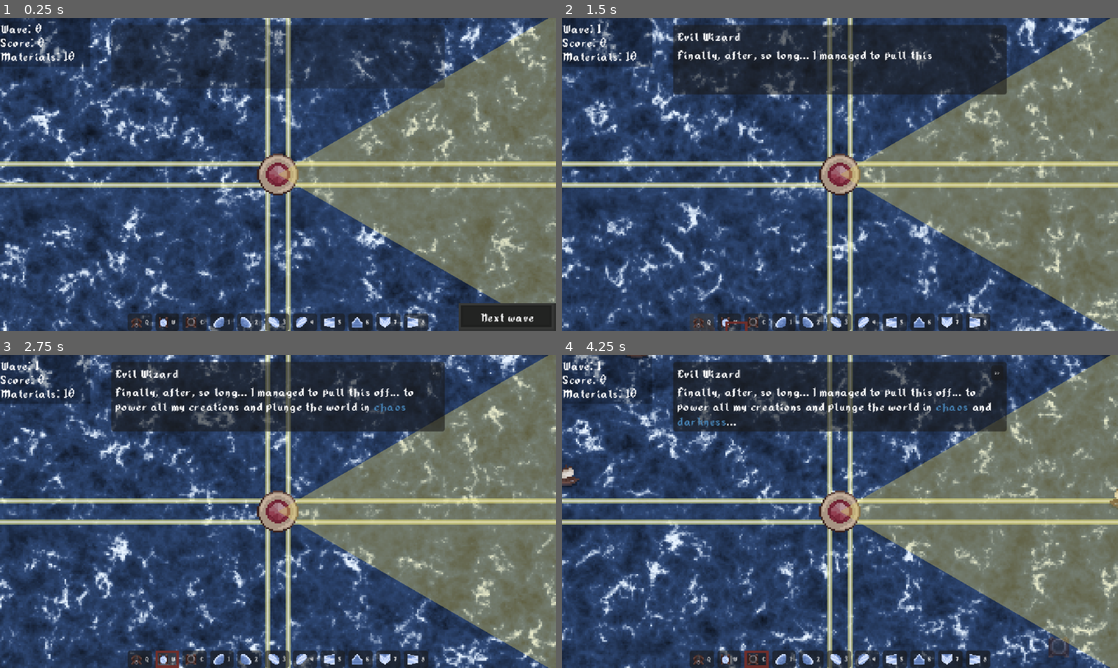
Above: before the commit, frames 1-4 (two rows, left to right).
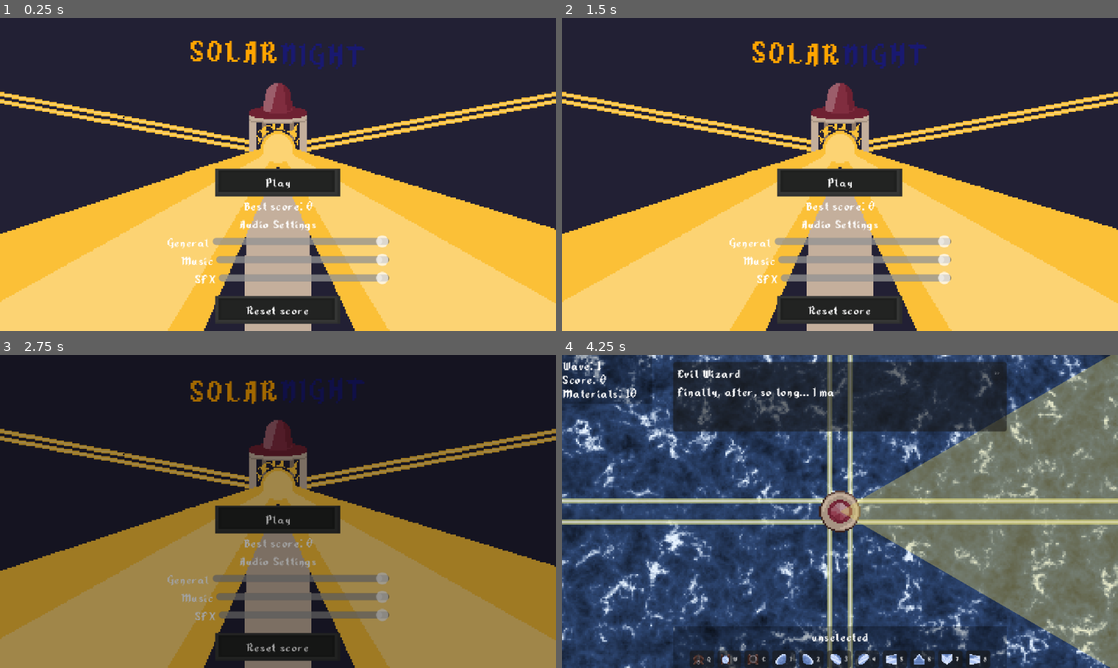
Above: after the commit, the same moments.

Repository: TrueHopolok/gj_solarnight
Game: Godot game, scene res://ui/main_menu/main_menu.tscn
Two runs of this game, one before a commit and one after it. Both use one fixed random seed, a clock stepped at 60 frames per second and the inputs below. Before the commit the project starts from res://scenes/main_game_scene/main_game_scene.tscn. Sound files missing from this copy of the repository are replaced by a short silence.
Inputs (mouse positions are in pixels of both pictures, inside the frame that each line leads up to):
- Up to frame 1 (0.25 s): no input
- Up to frame 2 (1.5 s): click "Next wave" (after the commit: "Play") at 0.5 s; click (701, 321) at 1.25 s, where only the run before the commit has a clickable "Q"
- Up to frame 3 (2.75 s): click (166, 658) at 2 s, where only the run before the commit has a clickable "W"
- Up to frame 4 (4.25 s): click (756, 658) at 2.75 s, where only the run before the commit has a clickable "E"; click (1067, 655) at 3.5 s, where only the run after the commit has a clickable "Next wave"

The runs differ from the first frame. In frame 1, 91% of the frame differs, in the area x 0-100%, y 0-100%; in frame 2, 86%; in frame 3, 93%; in frame 4, 6.0%.

Commit message:
feature: hotbar info added

Diff:
--- a/assets/build_list/build_list.tres
+++ b/assets/build_list/build_list.tres
@@ -22,6 +22,8 @@
 
 [sub_resource type="Resource" id="Resource_eem80"]
 script = ExtResource("1_7ewgr")
+title = "cannon"
+description = "high dps, single target"
 scene = ExtResource("9_pblee")
 price = 5
 preview = SubResource("AtlasTexture_pblee")
@@ -33,6 +35,8 @@
 
 [sub_resource type="Resource" id="Resource_838gh"]
 script = ExtResource("1_7ewgr")
+title = "laser"
+description = "low dps, multi target"
 scene = ExtResource("10_fq1x2")
 price = 10
 preview = SubResource("AtlasTexture_fq1x2")
@@ -44,8 +48,10 @@
 
 [sub_resource type="Resource" id="Resource_p64n2"]
 script = ExtResource("1_7ewgr")
+title = "mortar"
+description = "high dmg, manual fire"
 scene = ExtResource("11_c2mrs")
-price = 20
+price = 25
 preview = SubResource("AtlasTexture_c2mrs")
 metadata/_custom_type_script = "uid://ddlsqsg032paw"
 
@@ -55,7 +61,10 @@
 
 [sub_resource type="Resource" id="Resource_wri32"]
 script = ExtResource("1_7ewgr")
+title = "mirror"
+description = "regular"
 scene = ExtResource("5_1nmtp")
+price = 2
 preview = SubResource("AtlasTexture_0dh48")
 metadata/_custom_type_script = "uid://ddlsqsg032paw"
 
@@ -65,7 +74,10 @@
 
 [sub_resource type="Resource" id="Resource_aa05n"]
 script = ExtResource("1_7ewgr")
+title = "mirror"
+description = "regular"
 scene = ExtResource("6_1nmtp")
+price = 2
 preview = SubResource("AtlasTexture_sy30w")
 metadata/_custom_type_script = "uid://ddlsqsg032paw"
 
@@ -75,7 +87,10 @@
 
 [sub_resource type="Resource" id="Resource_fq1x2"]
 script = ExtResource("1_7ewgr")
+title = "mirror"
+description = "regular"
 scene = ExtResource("3_fioon")
+price = 2
 preview = SubResource("AtlasTexture_ifvt4")
 metadata/_custom_type_script = "uid://ddlsqsg032paw"
 
@@ -85,7 +100,10 @@
 
 [sub_resource type="Resource" id="Resource_c2mrs"]
 script = ExtResource("1_7ewgr")
+title = "mirror"
+description = "regular"
 scene = ExtResource("4_gvddr")
+price = 2
 preview = SubResource("AtlasTexture_6p4cn")
 metadata/_custom_type_script = "uid://ddlsqsg032paw"
 
@@ -95,7 +113,10 @@
 
 [sub_resource type="Resource" id="Resource_uy7ey"]
 script = ExtResource("1_7ewgr")
+title = "mirror"
+description = "splitter"
 scene = ExtResource("5_6p4cn")
+price = 4
 preview = SubResource("AtlasTexture_fdqv5")
 metadata/_custom_type_script = "uid://ddlsqsg032paw"
 
@@ -105,7 +126,10 @@
 
 [sub_resource type="Resource" id="Resource_qsgfc"]
 script = ExtResource("1_7ewgr")
+title = "mirror"
+description = "splitter"
 scene = ExtResource("8_1nmtp")
+price = 4
 preview = SubResource("AtlasTexture_i2fd4")
 metadata/_custom_type_script = "uid://ddlsqsg032paw"
 
@@ -115,7 +139,10 @@
 
 [sub_resource type="Resource" id="Resource_theyt"]
 script = ExtResource("1_7ewgr")
+title = "mirror"
+description = "splitter"
 scene = ExtResource("7_o41uc")
+price = 4
 preview = SubResource("AtlasTexture_qojc3")
 metadata/_custom_type_script = "uid://ddlsqsg032paw"
 
@@ -145,7 +172,10 @@
 
 [sub_resource type="Resource" id="Resource_y6j0c"]
 script = ExtResource("1_7ewgr")
+title = "mirror"
+description = "splitter"
 scene = SubResource("PackedScene_vbcbp")
+price = 4
 preview = SubResource("AtlasTexture_f7mqj")
 metadata/_custom_type_script = "uid://ddlsqsg032paw"
 
--- a/project.godot
+++ b/project.godot
@@ -15,7 +15,7 @@
 [application]
 
 config/name="solarnight"
-run/main_scene="uid://cgicckc6q6ysf"
+run/main_scene="uid://x8be2ben8g6i"
 config/features=PackedStringArray("4.6", "Forward Plus")
 boot_splash/bg_color=Color(0.13333334, 0.1254902, 0.20392157, 1)
 boot_splash/stretch_mode=4
--- a/scenes/builder/buildable.gd
+++ b/scenes/builder/buildable.gd
@@ -2,6 +2,8 @@
 extends Resource
 
 
+@export var title: String
+@export var description: String
 @export var scene: PackedScene
 @export var price: int = 1
 @export var preview: Texture
--- /dev/null
+++ b/scenes/main_game_scene/hotbar_label.gd
@@ -0,0 +1,13 @@
+extends Label
+
+
+@onready var _builder: Builder = %Builder
+
+
+func _process(_delta: float) -> void:
+	var idx: int = _builder.get_selected()
+	if idx == -1:
+		text = "unselected"
+		return
+	var cur: Buildable = _builder.build_list.items[idx]
+	text = "%s - %s, %d cost" % [cur.title, cur.description, cur.price]
--- a/scenes/main_game_scene/main_game_scene.tscn
+++ b/scenes/main_game_scene/main_game_scene.tscn
@@ -17,6 +17,7 @@
 [ext_resource type="Script" uid="uid://bdq0qvdqct6el" path="res://scenes/main_game_scene/wave_label.gd" id="12_hnlf3"]
 [ext_resource type="Texture2D" uid="uid://373jjfq7kqxb" path="res://assets/temperary/tileset.png" id="12_k87rj"]
 [ext_resource type="Script" uid="uid://c74mokkbt2eu0" path="res://scenes/main_game_scene/next_wave.gd" id="14_8hmrp"]
+[ext_resource type="Script" uid="uid://ckmiyklnfr6lr" path="res://scenes/main_game_scene/hotbar_label.gd" id="15_gq030"]
 [ext_resource type="PackedScene" uid="uid://dmuybgrmw47ak" path="res://scenes/dialoger/dialog_area.tscn" id="16_pp6md"]
 
 [sub_resource type="ViewportTexture" id="ViewportTexture_2inbw"]
@@ -59,6 +60,7 @@
 metadata/_edit_lock_ = true
 
 [node name="Builder" type="Node2D" parent="." unique_id=645637280]
+unique_name_in_owner = true
 z_index = -1
 script = ExtResource("4_0w8pv")
 metadata/_custom_type_script = "uid://ca785icsltr3n"
@@ -118,6 +120,23 @@
 [node name="NotEnoughSFX" type="AudioStreamPlayer" parent="UI/ColorRect/MaterialsLabel" unique_id=573316324]
 stream = ExtResource("12_dw0dr")
 
+[node name="HotbarLabel" type="Label" parent="UI" unique_id=2054632182]
+offset_left = 128.0
+offset_top = 312.0
+offset_right = 512.0
+offset_bottom = 336.0
+text = "%s, %d cost, %d dmg, %d dps"
+horizontal_alignment = 1
+vertical_alignment = 1
+script = ExtResource("15_gq030")
+
+[node name="ColorRect" type="ColorRect" parent="UI/HotbarLabel" unique_id=1997214640]
+show_behind_parent = true
+layout_mode = 0
+offset_right = 384.0
+offset_bottom = 48.0
+color = Color(0, 0, 0, 0.27450982)
+
 [node name="Hotbar" type="HBoxContainer" parent="UI" unique_id=763721529]
 unique_name_in_owner = true
 anchors_preset = 12
Not shown, added: scenes/main_game_scene/hotbar_label.gd.uid
